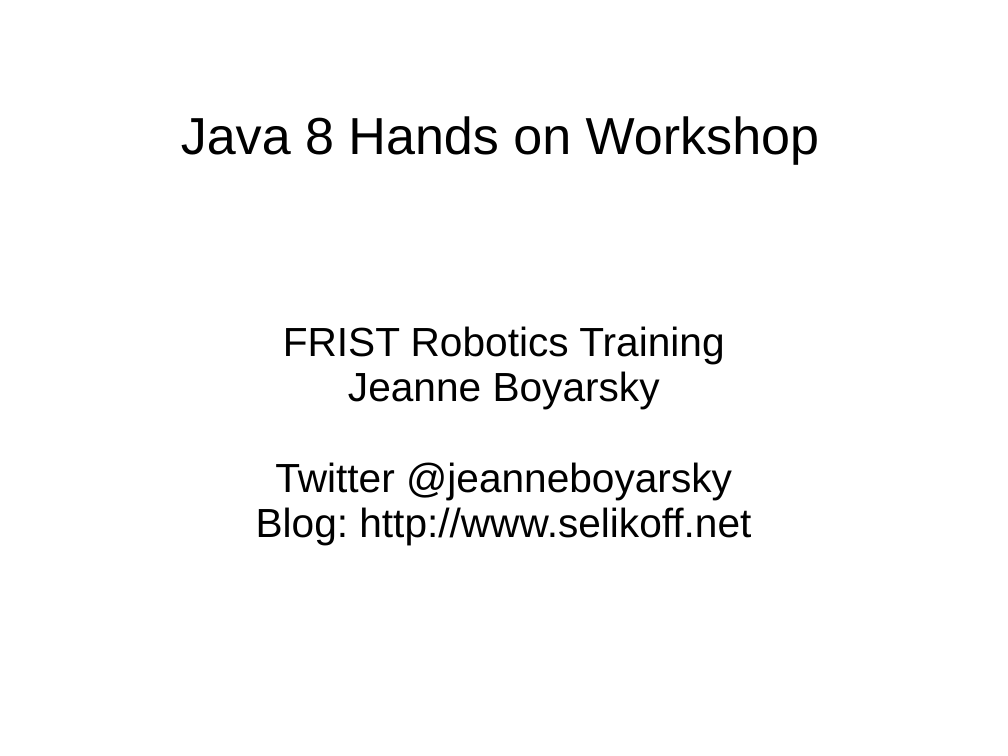
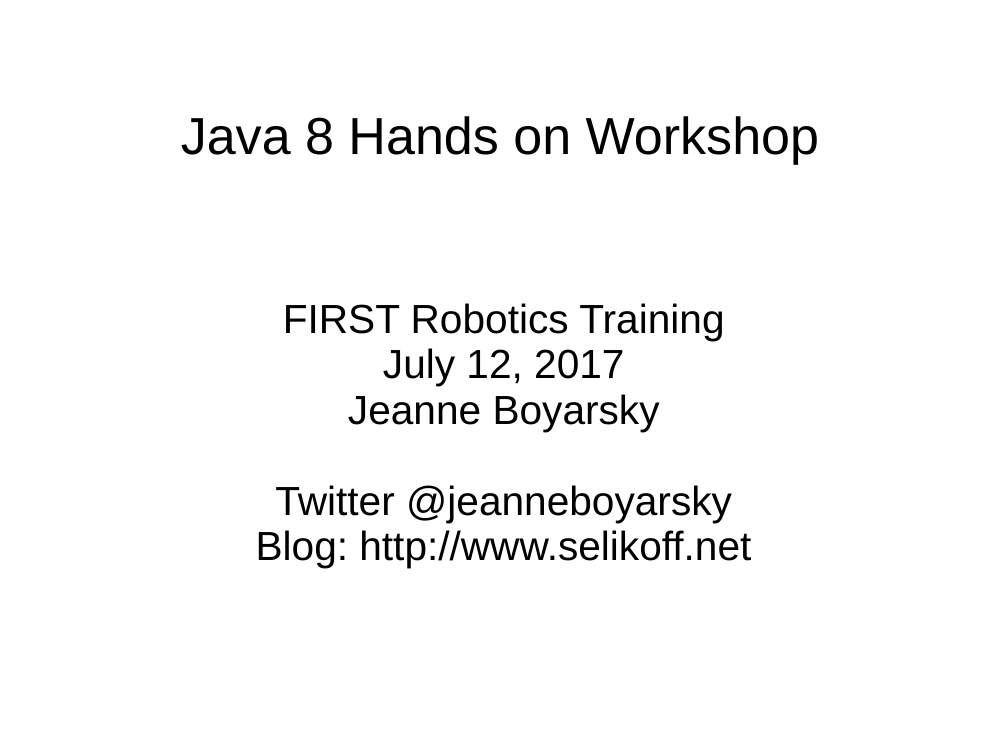
Before and after one commit to boyarsky/java-8-streams-by-puzzles, a slide deck: slide 1 of docs/Slides.ppt. Drawn at 1008x756 pixels with LibreOffice and Linux fonts; fonts in the diff are those of the drawing; background and template pictures are left out. Boxes give left, top, right and bottom in pixels: in the first picture for what was removed or moved away, otherwise in the second. Text is boxed around its words. In the diff, an @@ line names an element or a change of style, - is before the commit and + after.

```diff
--- a/docs/Slides.ppt
+++ b/docs/Slides.ppt
@@ text at (283, 303, 724, 386): text changed @@
-FRIST Robotics Training
+FIRST Robotics Training
+July 12, 2017
```
Also in this commit, not shown: 7 other slides changed.
